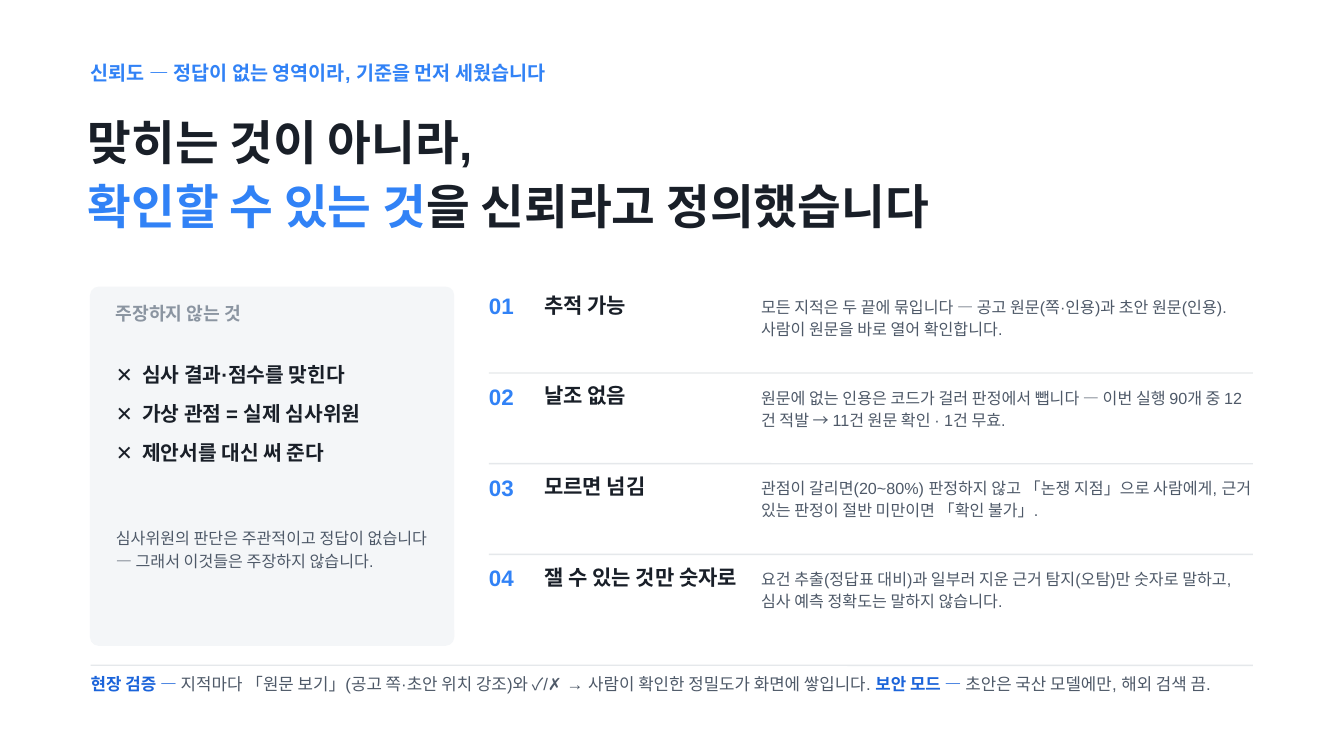
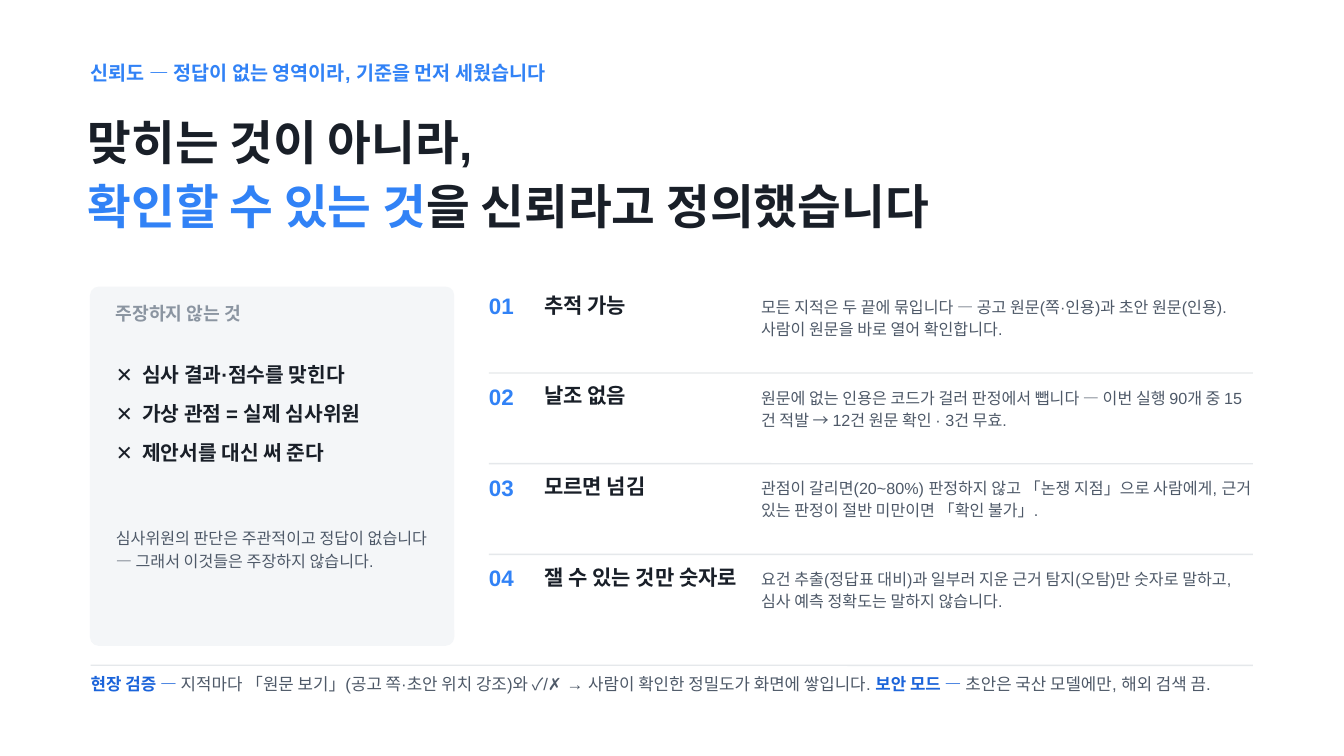
Before and after one commit to Ryugi62/rfp-to-fit, a slide deck: slide 7 of deliver/deck/RFP-to-Fit_루미아.pptx. Drawn at 1344x756 pixels with LibreOffice and Linux fonts; fonts in the diff are those of the drawing. Boxes give left, top, right and bottom in pixels: in the first picture for what was removed or moved away, otherwise in the second. Text is boxed around its words. In the diff, an @@ line names an element or a change of style, - is before the commit and + after.

```diff
--- a/deliver/deck/RFP-to-Fit_루미아.pptx
+++ b/deliver/deck/RFP-to-Fit_루미아.pptx
@@ text at (761, 390, 1221, 428): text changed @@
-원문에 없는 인용은 코드가 걸러 판정에서 뺍니다 — 이번 실행 90개 중 12건 적발 → 11건 원문 확인 · 1건 무효.
+원문에 없는 인용은 코드가 걸러 판정에서 뺍니다 — 이번 실행 90개 중 15건 적발 → 12건 원문 확인 · 3건 무효.
```
Also in this commit, not shown: 4 other slides changed, 12 other files.
